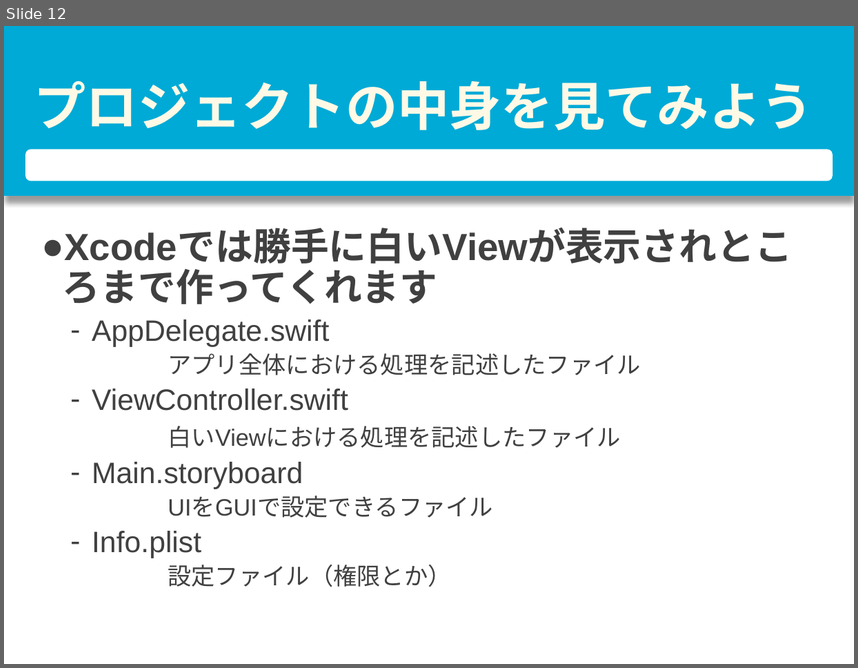
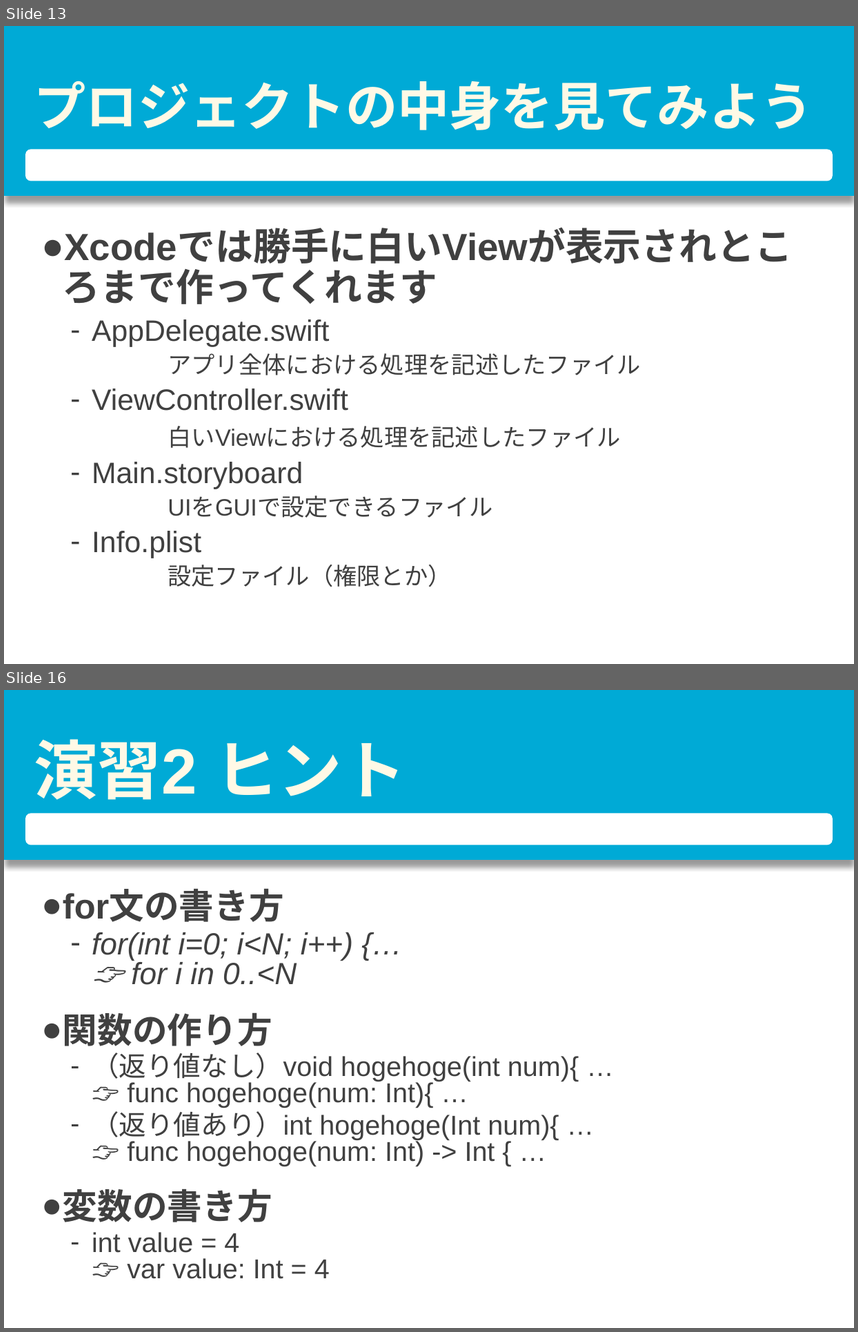
Before and after one commit to nshhhin/Swift-, a slide deck: 第一回/第一回資料.pptx. Shown one above the other, each under a label of ours: slide 12 before the commit, slides 13 and 16 after it; the slides between them are not shown. The pictures are 858x668 and 858x1332 pixels, drawn with LibreOffice and Linux fonts; fonts in the diff are those of the drawing. Boxes give left, top, right and bottom in pixels: in the first picture for what was removed or moved away, otherwise in the second. Text is boxed around its words. In the diff, an @@ line names an element or a change of style, - is before the commit and + after.

```diff
--- a/第一回/第一回資料.pptx
+++ b/第一回/第一回資料.pptx
@@ slide 16 added at [4,690,854,1328], background #FFFFFF; not listed: 2 template elements that a slide beside it also shows @@
@@ title added at [34,739,406,800], 54 pt, text #FFF9E6, bold @@
+演習2 ヒント
@@ text added at [63,890,579,1279], 23.1 pt, text #404040 @@
+● for文の書き方
+  – for(int i=0; i<N; i++) {…
+    👉 for i in 0..<N
+● 関数の作り方
+  – （返り値なし）void hogehoge(int num){ …
+    👉 func hogehoge(num: Int){ …
+  – （返り値あり）int hogehoge(Int num){ …
+    👉 func hogehoge(num: Int) -> Int { …
+● 変数の書き方
+  – int value = 4
+    👉 var value: Int = 4
@@ what was slide 12 is now slide 13 @@
```
Also in this commit, not shown: 2 slides changed, 3 other slides added, 35 other files.
